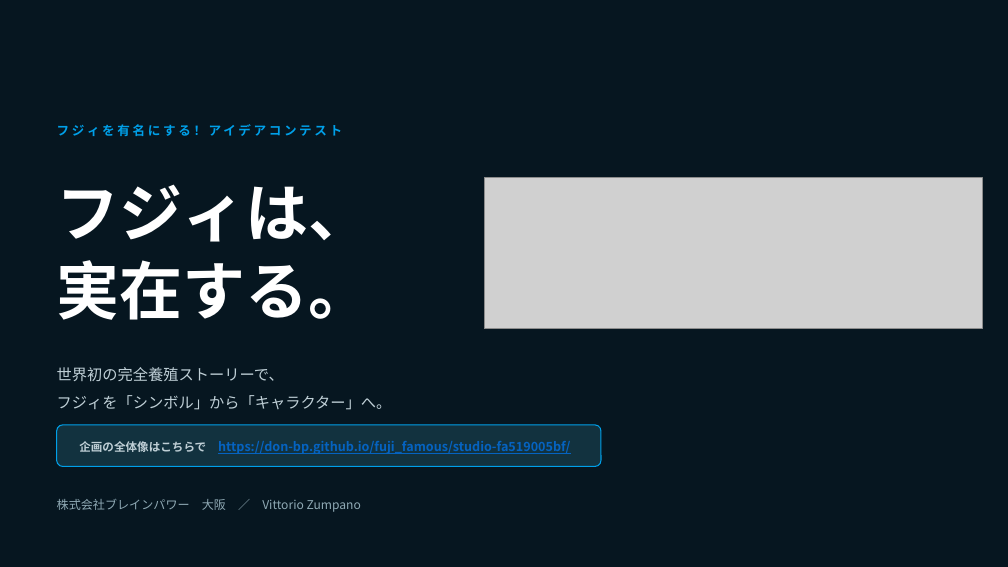
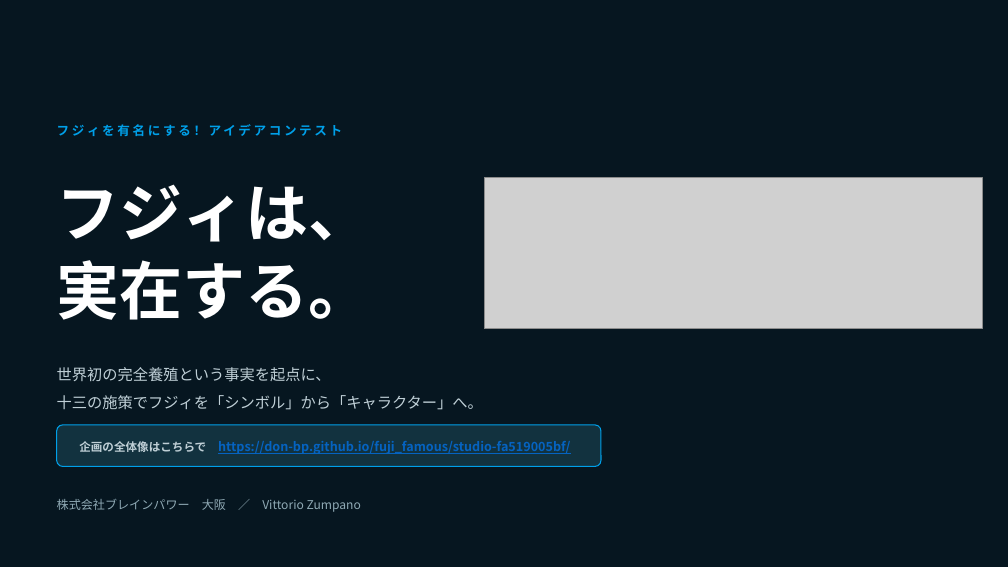
Before and after one commit to Don-BP/fuji_famous, a slide deck: slide 1 of Fujie_Creative/05_submission/フジィは実在する_企画書.pptx. Drawn at 1008x567 pixels with LibreOffice and Linux fonts; fonts in the diff are those of the drawing; grey boxes stand for pictures. Boxes give left, top, right and bottom in pixels: in the first picture for what was removed or moved away, otherwise in the second. Text is boxed around its words. In the diff, an @@ line names an element or a change of style, - is before the commit and + after.

```diff
--- a/Fujie_Creative/05_submission/フジィは実在する_企画書.pptx
+++ b/Fujie_Creative/05_submission/フジィは実在する_企画書.pptx
@@ text at [57, 367, 483, 410]: text changed @@
-世界初の完全養殖ストーリーで、
-フジィを「シンボル」から「キャラクター」へ。
+世界初の完全養殖という事実を起点に、
+十三の施策でフジィを「シンボル」から「キャラクター」へ。
```
Also in this commit, not shown: 3 other files.
